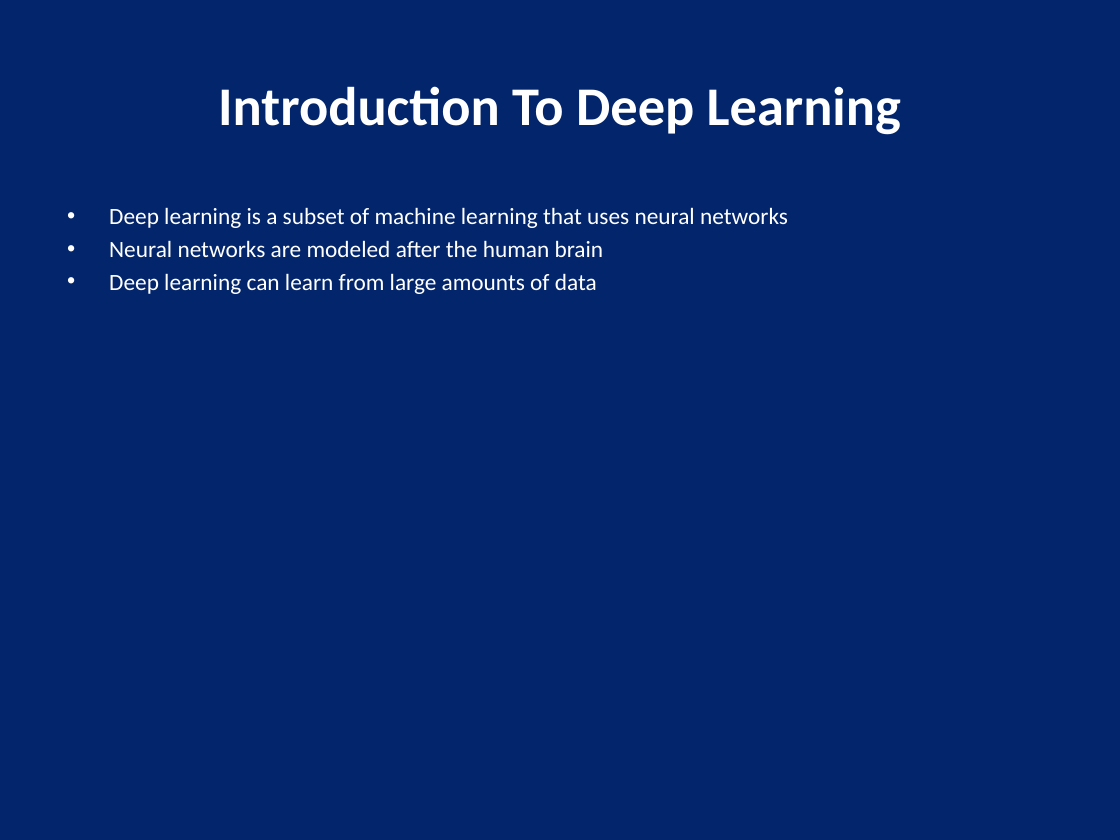
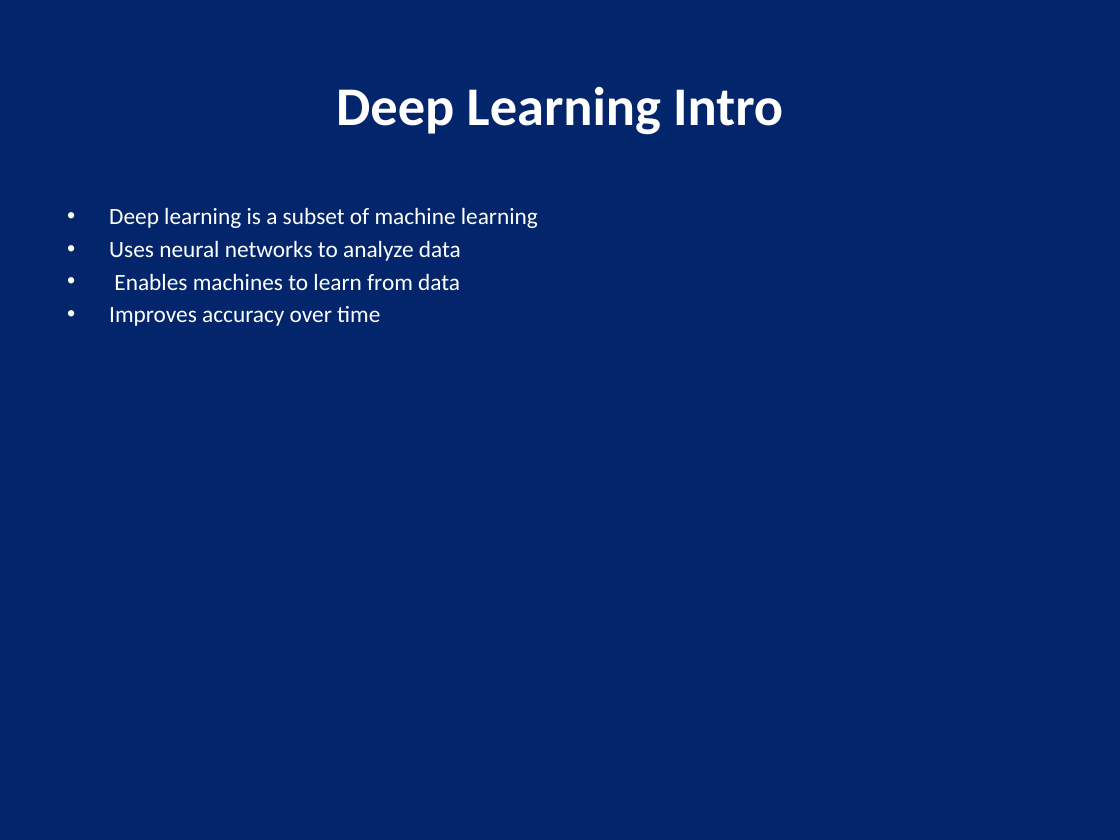
Before and after one commit to Shanaaz-77/auto_ppt_agent, a slide deck: slide 2 of generated_ppts/deep_learning_presentation.pptx. Drawn at 1120x840 pixels with LibreOffice and Linux fonts; fonts in the diff are those of the drawing. Boxes give left, top, right and bottom in pixels: in the first picture for what was removed or moved away, otherwise in the second. Text is boxed around its words. In the diff, an @@ line names an element or a change of style, - is before the commit and + after.

```diff
--- a/generated_ppts/deep_learning_presentation.pptx
+++ b/generated_ppts/deep_learning_presentation.pptx
@@ title at [336, 87, 783, 135]: text changed @@
-Introduction To Deep Learning
+Deep Learning Intro
@@ text at [109, 207, 538, 326]: text changed @@
-• Deep learning is a subset of machine learning that uses neural networks
-• Neural networks are modeled after the human brain
-• Deep learning can learn from large amounts of data
+• Deep learning is a subset of machine learning
+• Uses neural networks to analyze data
+• Enables machines to learn from data
+• Improves accuracy over time
```
Also in this commit, not shown: 3 other slides changed, 2 slides added, 2 slides removed, 1 other file.
